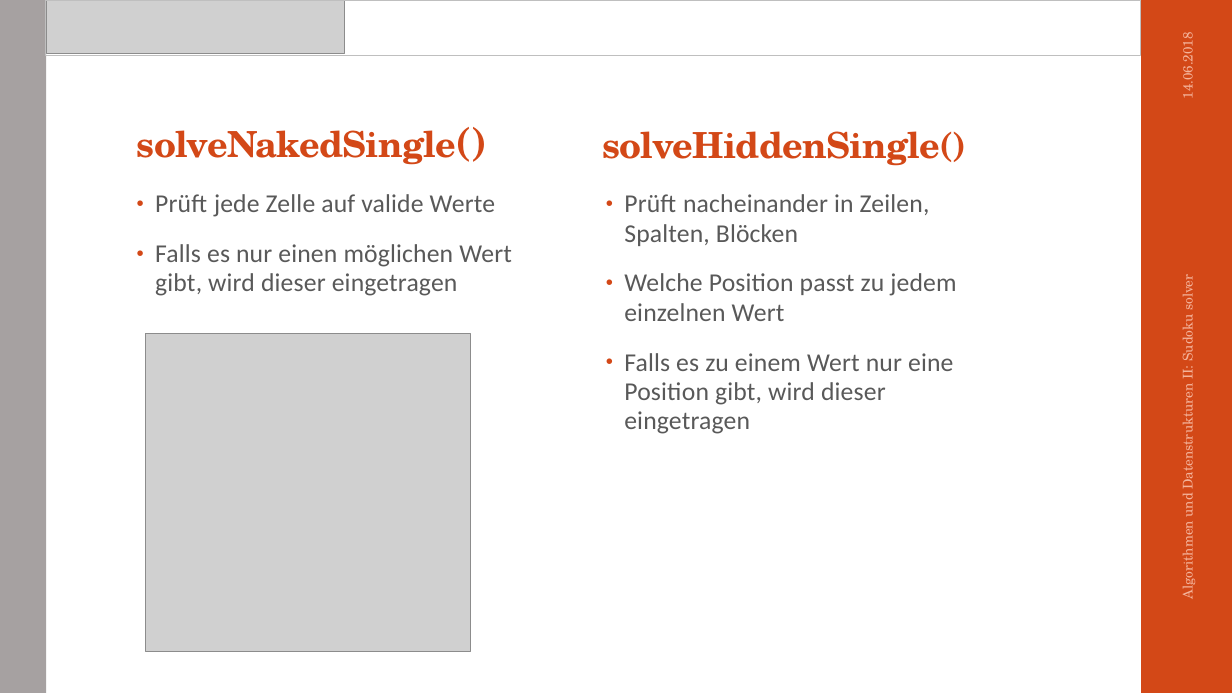
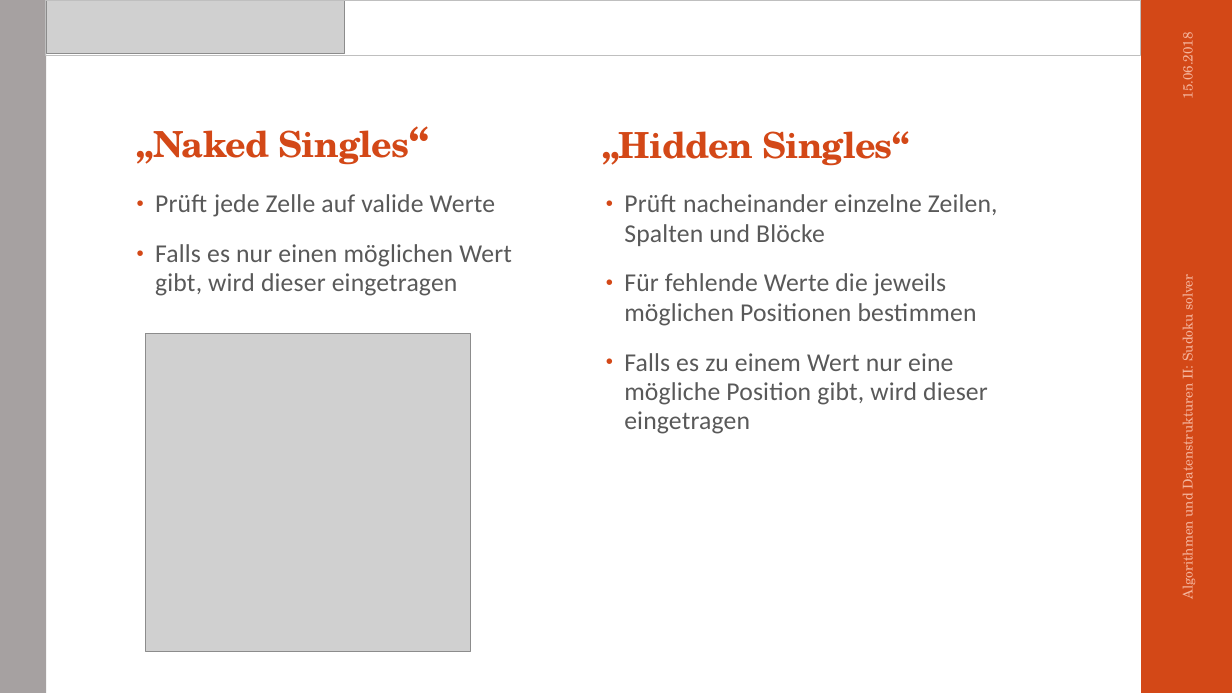
Before and after one commit to ob-algdatii-ss18/leistungsnachweis-mamatofe, a slide deck: slide 4 of Präsentation/sudokusolver.pptx. Drawn at 1232x693 pixels with LibreOffice and Linux fonts; fonts in the diff are those of the drawing; grey boxes stand for pictures. Boxes give left, top, right and bottom in pixels: in the first picture for what was removed or moved away, otherwise in the second. Text is boxed around its words. In the diff, an @@ line names an element or a change of style, - is before the commit and + after.

Commit message:
Edit presentation

```diff
--- a/Präsentation/sudokusolver.pptx
+++ b/Präsentation/sudokusolver.pptx
@@ text at box(1177, 38, 1197, 97): text changed @@
-14.06.2018
+15.06.2018
@@ title at box(137, 130, 409, 165): text changed @@
-solveNakedSingle()
+„Naked Singles“
@@ text at box(602, 131, 909, 166): text changed @@
-solveHiddenSingle()
+„Hidden Singles“
@@ text at box(624, 194, 998, 434): text changed @@
-• Prüft nacheinander in Zeilen, Spalten, Blöcken
-• Welche Position passt zu jedem einzelnen Wert
-• Falls es zu einem Wert nur eine Position gibt, wird dieser eingetragen
+• Prüft nacheinander einzelne Zeilen, Spalten und Blöcke
+• Für fehlende Werte die jeweils möglichen Positionen bestimmen
+• Falls es zu einem Wert nur eine mögliche Position gibt, wird dieser eingetragen
```
Also in this commit, not shown: 6 other slides changed, 2 slides added.
